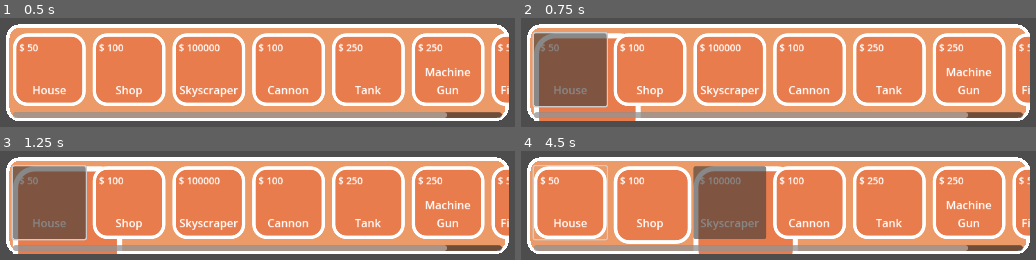
Above: before the commit, frames 1-4 (two rows, left to right).
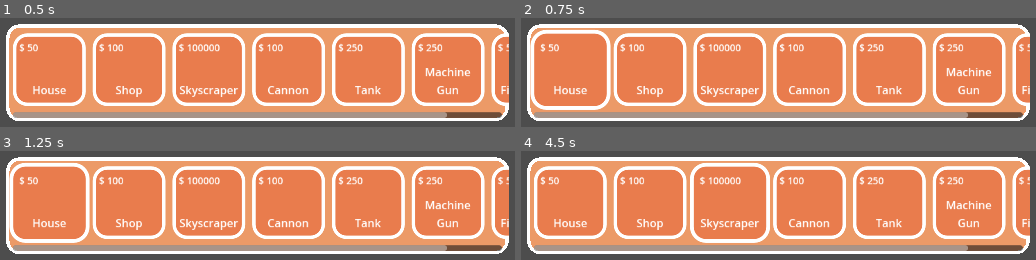
Above: after the commit, the same moments.

Repository: star6fish/Digital_Tech_CookieCity
Game: Godot game, scene res://Scenes/main_scene.tscn
Two runs of this game, one before a commit and one after it. Both use one fixed random seed, a clock stepped at 60 frames per second and the inputs below. The project has no main scene, so this scene is started directly.
Inputs (mouse positions are in pixels of both pictures, inside the frame that each line leads up to):
- Up to frame 1 (0.5 s): no input
- Up to frame 2 (0.75 s): click (572, 69) at 0.52 s
- Up to frame 3 (1.25 s): no input
- Up to frame 4 (4.5 s): click (572, 202) at 1.27 s; click (572, 202) at 2.02 s; tap Enter at 2.75, 4.25 s; tap Space at 3.5 s; move the mouse to (649, 202) at 3.52 s; move the mouse to (732, 202) at 4.27 s

Frame 1 is identical in both runs. In frame 2, 13% of the frame differs, in the area x 1-24%, y 11-95%; in frame 3, 13%; in frame 4, 16%, in the area x 2-54%, y 11-95%.

Commit message:
25/06/2025

Diff:
--- a/Assets/building_template.tscn
+++ b/Assets/building_template.tscn
@@ -11,6 +11,7 @@
 anchors_preset = 0
 offset_right = 105.0
 offset_bottom = 105.0
+pivot_offset = Vector2(52.5, 52.5)
 script = ExtResource("1_fw8tj")
 
 [node name="Label3" type="Label" parent="."]
@@ -42,14 +43,15 @@
 layout_mode = 2
 offset_right = 105.0
 offset_bottom = 105.0
+pivot_offset = Vector2(52.5, 52.5)
 theme_override_styles/panel = ExtResource("1_ed4md")
 
 [node name="TextureRect2" type="TextureRect" parent="."]
 layout_mode = 2
-offset_left = 23.0
-offset_top = 28.0
-offset_right = 63.0
-offset_bottom = 68.0
+offset_left = 32.0
+offset_top = 27.0
+offset_right = 72.0
+offset_bottom = 67.0
 
 [node name="Button" type="Button" parent="."]
 z_index = 1
@@ -57,6 +59,16 @@
 layout_mode = 2
 offset_right = 105.0
 offset_bottom = 105.0
+theme_override_styles/focus = SubResource("StyleBoxEmpty_gfywa")
+theme_override_styles/disabled_mirrored = SubResource("StyleBoxEmpty_gfywa")
+theme_override_styles/disabled = SubResource("StyleBoxEmpty_gfywa")
+theme_override_styles/hover_pressed_mirrored = SubResource("StyleBoxEmpty_gfywa")
+theme_override_styles/hover_pressed = SubResource("StyleBoxEmpty_gfywa")
+theme_override_styles/hover_mirrored = SubResource("StyleBoxEmpty_gfywa")
+theme_override_styles/hover = SubResource("StyleBoxEmpty_gfywa")
+theme_override_styles/pressed_mirrored = SubResource("StyleBoxEmpty_gfywa")
+theme_override_styles/pressed = SubResource("StyleBoxEmpty_gfywa")
+theme_override_styles/normal_mirrored = SubResource("StyleBoxEmpty_gfywa")
 theme_override_styles/normal = SubResource("StyleBoxEmpty_gfywa")
 
 [connection signal="gui_input" from="." to="." method="_on_gui_input"]
--- a/Scripts/button_FX.gd
+++ b/Scripts/button_FX.gd
@@ -1,21 +1,30 @@
 extends Control
 
+var hovering : bool = false
 
 func _on_button_button_down() -> void:
-	pass
+	var tween = create_tween()
+	tween.tween_property($Panel2, "scale", Vector2(0.97, 0.97), 0.1)
 
 
 func _on_button_button_up() -> void:
-	pass # Replace with function body.
+	var tween = create_tween()
+
+	if hovering == true:
+		tween.tween_property($Panel2, "scale", Vector2(1.1, 1.1), 0.1)
+	elif hovering == false:
+		tween.tween_property($Panel2, "scale", Vector2(1, 1), 0.1)
 
 
 func _on_button_mouse_entered() -> void:
+	hovering = true
 
 	var tween = create_tween()
+	tween.tween_property($Panel2, "scale", Vector2(1.1, 1.1), 0.15)
 
-	tween.tween_property($Panel2, "scale", Vector2(1.5, 1.5), 0.25)
 
 func _on_button_mouse_exited() -> void:
+	hovering = false
+
 	var tween = create_tween()
-
-	tween.tween_property($Panel2, "scale", Vector2(1, 1), 0.25)
+	tween.tween_property($Panel2, "scale", Vector2(1, 1), 0.15)
--- a/Scripts/global.gd
+++ b/Scripts/global.gd
@@ -1,4 +1,6 @@
 extends Node
+
+var cookie_dough : int = 0
 
 var buildings : Dictionary = {
 	"House" = {"scene" = "", "price" = 50},
--- a/Scripts/main_scene.gd
+++ b/Scripts/main_scene.gd
@@ -6,6 +6,8 @@
 
 var buildings : Dictionary = Global.buildings
 
+
+#Loads the building catalogue on the screen
 func _load_building_catalogue():
 
 	$Control.get_node("ScrollContainer").visible = true
